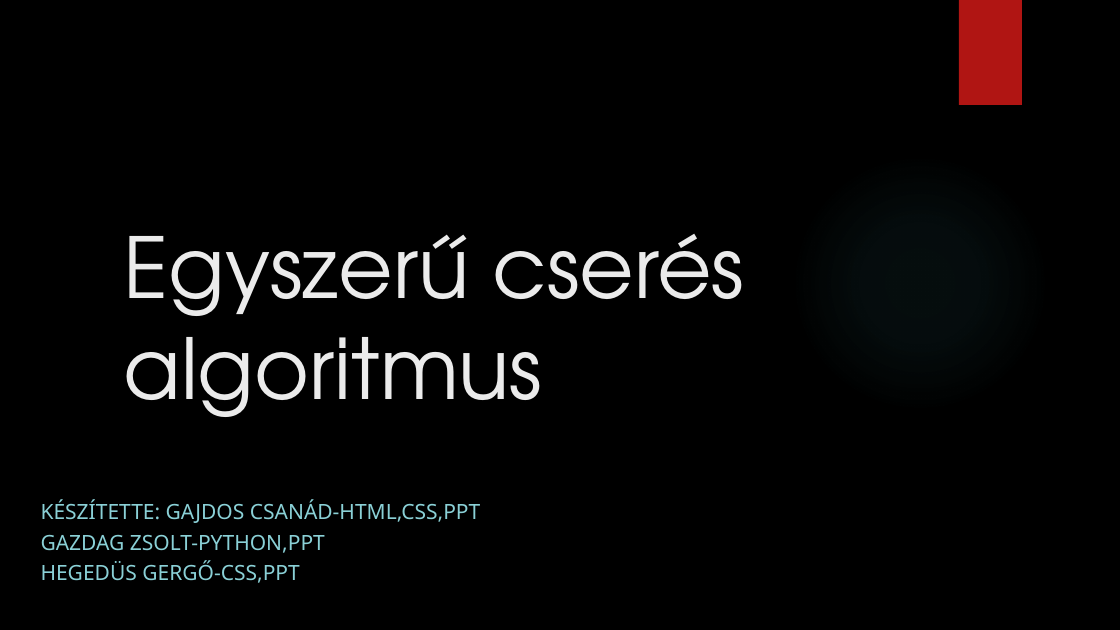
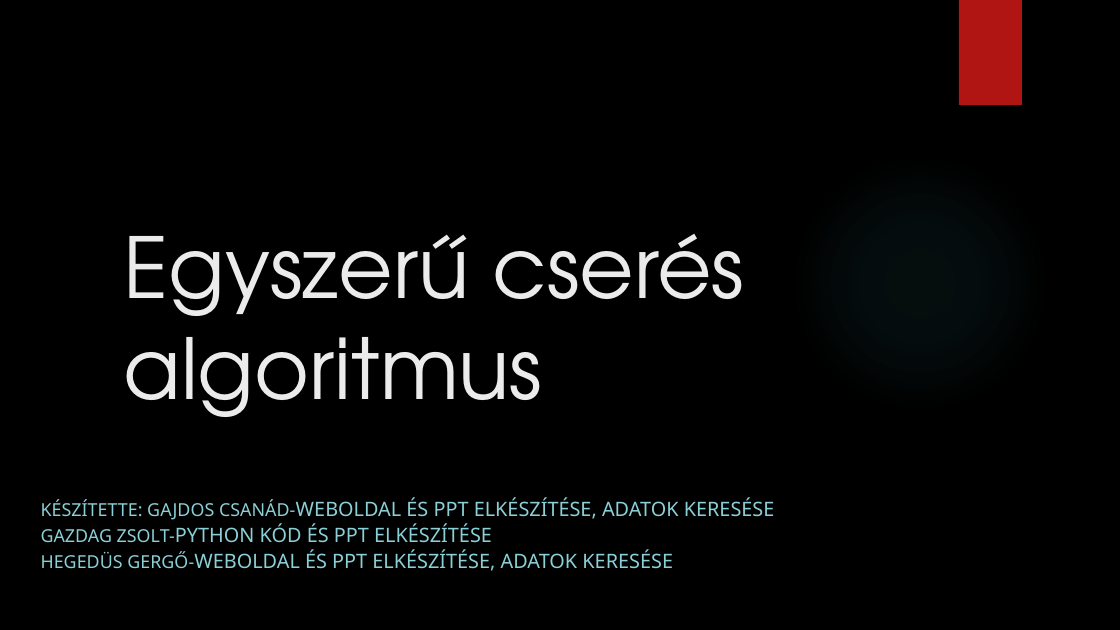
Before and after one commit to Hegedus-Gergo/EGYSZERU, a slide deck: slide 1 of Egyszerű cserés algoritmus.pptx. Drawn at 1120x630 pixels with LibreOffice and Linux fonts; fonts in the diff are those of the drawing; background and template pictures are left out. Boxes give left, top, right and bottom in pixels: in the first picture for what was removed or moved away, otherwise in the second. Text is boxed around its words. In the diff, an @@ line names an element or a change of style, - is before the commit and + after.

```diff
--- a/Egyszerű cserés algoritmus.pptx
+++ b/Egyszerű cserés algoritmus.pptx
@@ subtitle at [41,497,775,571]: text changed; size 18 to 17 pt @@
-KÉSZÍTETTE: GAJDOS CSANÁD-HTML,CSS,PPT
-GAZDAG ZSOLT-PYTHON,PPT
-HEGEDÜS GERGŐ-CSS,PPT
+KÉSZÍTETTE: GAJDOS CSANÁD-WEBOLDAL ÉS PPT ELKÉSZÍTÉSE, ADATOK KERESÉSE
+GAZDAG ZSOLT-PYTHON KÓD ÉS PPT ELKÉSZÍTÉSE
+HEGEDÜS GERGŐ-WEBOLDAL ÉS PPT ELKÉSZÍTÉSE, ADATOK KERESÉSE
```
Also in this commit, not shown: 1 other slide changed, 1 slide added.
